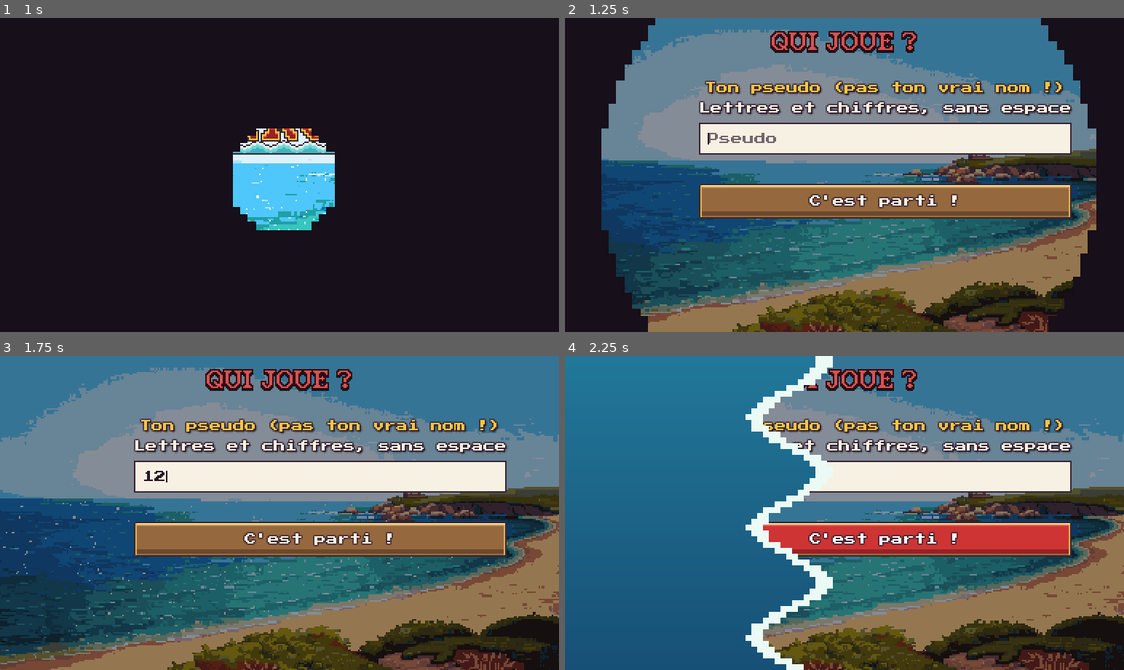
Above: before the commit, frames 1-4 (two rows, left to right).
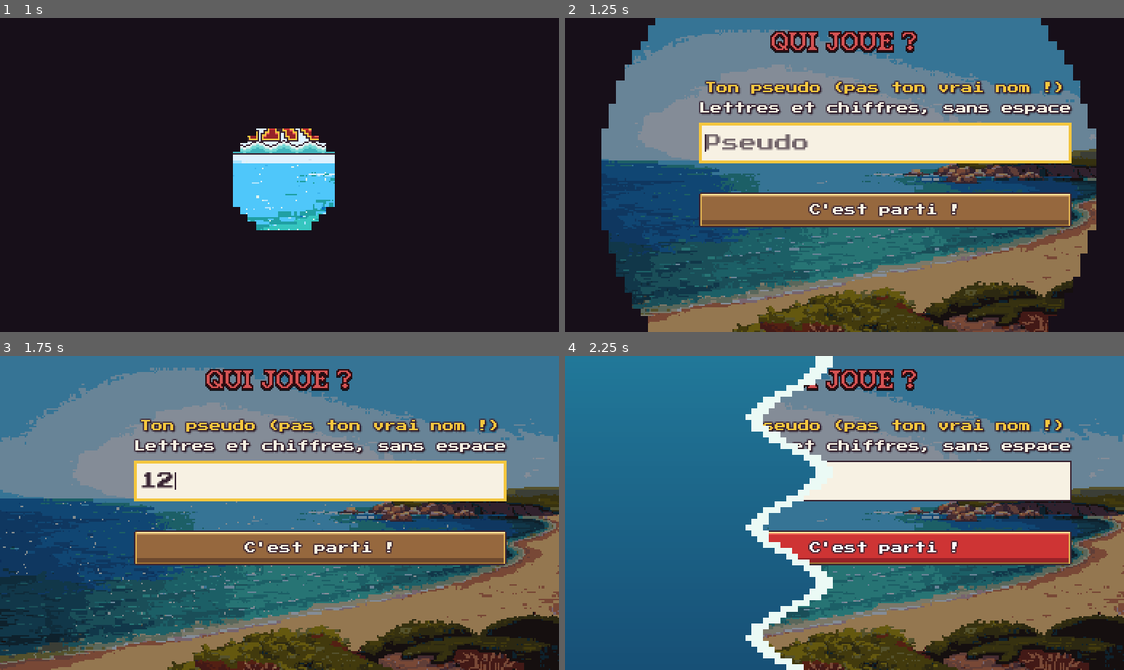
Above: after the commit, the same moments.

Repository: julienott/miarritze
Game: Godot game, scene res://src/ui/boot/boot.tscn
Two runs of this game, one before a commit and one after it. Both use one fixed random seed, a clock stepped at 60 frames per second and the inputs below.
Inputs (mouse positions are in pixels of both pictures, inside the frame that each line leads up to):
- Up to frame 1 (1 s): tap Enter (ui_accept) at 0.5, 0.77 s; move the mouse to (402, 159) at 0.52 s; hold D (p1_right) from 0.53 s (still down); tap Space (p1_guard) at 0.6 s; click (402, 159) at 0.67 s
- Up to frame 2 (1.25 s): keep holding D (p1_right)
- Up to frame 3 (1.75 s): release D (p1_right) at 1.25 s; click (318, 475) at 1.27 s; type "12" at 1.35 s
- Up to frame 4 (2.25 s): click "C'est parti !" at 2 s

Frame 1 is identical in both runs. In frame 2, 10% of the frame differs, in the area x 23-91%, y 33-67%; in frame 3, 9.7%; in frame 4, 7.1%.

Commit message:
retours Louis : volumes rattrapés, aide clavier training, pseudo lisible sur Mac, vie Hondar visible, txapelas moins sales
- Settings : migration v2, remet music_volume ≥ 0.5 et SFX/voix ≥ 0.6 pour les sauvegardes anciennes où le volume avait pu rester à 0.
- TrainingOverlay : panneau clavier (ZQSD + JKL/I) affiché 6 s au début, bouton « Touches » pour le rouvrir.
- profile_select : LineEdit en police 12 avec cadre doré au focus — sur Mac la police 8 était quasi illisible.
- FightSim : la vie en entraînement se recharge après 1,5 s de calme et pas pendant le hit_flash, pour que la barre descende visiblement.
- HUD : txapelas non gagnés remplacés par un cercle vide pâle (les blobs sombres ressemblaient à des taches).

Co-Authored-By: Claude Opus 4.7 <noreply@anthropic.com>
Claude-Session: https://claude.ai/code/session_01LXFHAN75rdxEcdsy5wKHqu

Diff:
--- a/src/autoload/settings.gd
+++ b/src/autoload/settings.gd
@@ -18,6 +18,11 @@
 var music_volume: float = 0.8
 var sfx_volume: float = 1.0
 var voice_volume: float = 1.0
+## Version de settings.json : bumpé quand on change les valeurs par défaut.
+## Les sauvegardes plus anciennes se font restaurer les volumes au premier
+## chargement (fichier d'un ancien test qui pouvait les avoir à 0).
+const SETTINGS_VERSION: int = 2
+var _version: int = 0
 var default_difficulty: int = 0
 var express_fights: bool = false      # désactive les finishs en ligne
 var colorblind: bool = false          # HUD lisible pour les daltoniens
@@ -28,6 +33,12 @@
 
 func _ready() -> void:
 	_load()
+	if _version < SETTINGS_VERSION:
+		music_volume = maxf(music_volume, 0.5)
+		sfx_volume = maxf(sfx_volume, 0.6)
+		voice_volume = maxf(voice_volume, 0.6)
+		_version = SETTINGS_VERSION
+		save()
 	_apply_keys()
 
 
@@ -97,6 +108,7 @@
 		"voice_volume": voice_volume, "default_difficulty": default_difficulty,
 		"express_fights": express_fights, "key_overrides": key_overrides,
 		"colorblind": colorblind, "vibrations": vibrations,
+		"version": _version,
 	}))
 
 
@@ -117,3 +129,5 @@
 			set(str(key), bool(data[key]))
 		elif str(key) == "key_overrides" and data[key] is Dictionary:
 			key_overrides = data[key]
+		elif str(key) == "version":
+			_version = int(data[key])
--- a/src/fight/sim/fight_sim.gd
+++ b/src/fight/sim/fight_sim.gd
@@ -19,6 +19,10 @@
 var training: bool = false
 ## Tutoriel, dernière étape : le mannequin (J2) peut tomber K.O. sans finir le round.
 var training_ko: bool = false
+## Frames avant régénération de vie en entraînement (0 = recharge).
+## Non sérialisé : l'entraînement n'utilise pas de rollback.
+var _training_regen: PackedInt32Array = PackedInt32Array([0, 0])
+const _TRAINING_REGEN_DELAY: int = 90
 
 # --- État (sérialisé)
 var frame: int = 0
@@ -135,8 +139,15 @@
 				if me.health <= 0 and me.state != SimConst.ST_KO:
 					_go_ko(p)
 				continue
+			# La vie se recharge seulement après un délai de calme (1,5 s) :
+			# sans ça la barre remonte entre deux coups et Louis ne la voit
+			# jamais descendre.
+			if me.combo_hits > 0 or not me.actionable() or me.hit_flash > 0:
+				_training_regen[p] = _TRAINING_REGEN_DELAY
+			elif _training_regen[p] > 0:
+				_training_regen[p] -= 1
 			me.health = maxi(me.health, 1)
-			if me.combo_hits == 0 and me.actionable() and me.health < me.max_health:
+			if _training_regen[p] == 0 and me.health < me.max_health:
 				me.health = me.max_health
 		return
 	_check_wave_return()
--- a/src/fight/view/hud.gd
+++ b/src/fight/view/hud.gd
@@ -155,16 +155,16 @@
 
 
 func _draw_txapela(c: Vector2, won: bool) -> void:
+	# Round pas encore gagné : cercle vide pâle (sinon la texture sombre se
+	# lit comme une tache à cette taille).
+	if not won:
+		draw_arc(c - Vector2(0, 2), 3.0, 0.0, TAU, 16, Color(C_LINEN, 0.55), 1.0)
+		return
 	if _txapela != null:
-		var tex_pos: Vector2 = c - Vector2(8, 10)
-		if won:
-			draw_texture(_txapela, tex_pos)
-		else:
-			draw_texture(_txapela, tex_pos, Color(0.25, 0.2, 0.28, 0.85))
-		return
-	var col: Color = C_RED if won else C_DARK
+		draw_texture(_txapela, c - Vector2(8, 10))
+		return
 	draw_rect(Rect2(c.x - 3, c.y - 2, 7, 3), C_OUTLINE)
-	draw_rect(Rect2(c.x - 2, c.y - 1, 5, 1), col)
+	draw_rect(Rect2(c.x - 2, c.y - 1, 5, 1), C_RED)
 	draw_rect(Rect2(c.x - 1, c.y - 3, 3, 1), C_OUTLINE)
 	draw_rect(Rect2(c.x, c.y - 4, 1, 1), C_OUTLINE)
 
--- a/src/fight/view/training_overlay.gd
+++ b/src/fight/view/training_overlay.gd
@@ -30,6 +30,50 @@
 	moves.focus_mode = Control.FOCUS_NONE
 	moves.position = Vector2(size.x - 64, 70)
 	add_child(moves)
+	_build_keys_help()
+
+
+## Petit panneau clavier : rappel des touches par défaut, affiché en bas à
+## gauche pendant 6 s puis masqué (bouton « Touches » pour le rouvrir).
+var _keys_panel: PanelContainer
+var _keys_toggle: Button
+
+
+func _build_keys_help() -> void:
+	_keys_panel = PanelContainer.new()
+	var sb: StyleBoxFlat = StyleBoxFlat.new()
+	sb.bg_color = Color8(24, 16, 28, 220)
+	sb.border_color = UiKit.C_GOLD
+	sb.set_border_width_all(1)
+	sb.set_content_margin_all(5)
+	_keys_panel.add_theme_stylebox_override(&"panel", sb)
+	_keys_panel.mouse_filter = Control.MOUSE_FILTER_IGNORE
+	var v: VBoxContainer = VBoxContainer.new()
+	v.add_theme_constant_override(&"separation", 1)
+	_keys_panel.add_child(v)
+	for line: String in [
+		"TOUCHES  J1",
+		"ZQSD : bouger / sauter / s'accroupir",
+		"J : POING    K : PIED",
+		"L : SPÉCIAL    I : GARDE",
+		"Échap : pause",
+	]:
+		var l: Label = UiKit.label(line, 8, UiKit.C_LINEN, HORIZONTAL_ALIGNMENT_LEFT)
+		v.add_child(l)
+	add_child(_keys_panel)
+	_keys_panel.position = Vector2(6, size.y - 72)
+	_keys_toggle = UiKit.button("Touches", _toggle_keys, 60)
+	_keys_toggle.focus_mode = Control.FOCUS_NONE
+	_keys_toggle.position = Vector2(size.x - 128, 70)
+	add_child(_keys_toggle)
+	get_tree().create_timer(6.0).timeout.connect(func() -> void:
+		if is_instance_valid(_keys_panel):
+			_keys_panel.visible = false)
+
+
+func _toggle_keys() -> void:
+	if is_instance_valid(_keys_panel):
+		_keys_panel.visible = not _keys_panel.visible
 
 
 func _cycle() -> void:
--- a/src/ui/profile_select/profile_select.gd
+++ b/src/ui/profile_select/profile_select.gd
@@ -86,8 +86,22 @@
 	var edit: LineEdit = LineEdit.new()
 	edit.max_length = 15
 	edit.placeholder_text = "Pseudo"
-	edit.custom_minimum_size = Vector2(200, 22)
-	edit.add_theme_font_size_override(&"font_size", 8)
+	edit.custom_minimum_size = Vector2(200, 28)
+	edit.add_theme_font_size_override(&"font_size", 12)
+	# Cadre doré visible au focus : sur Mac le LineEdit par défaut est
+	# quasi invisible à cette taille, Louis ne voyait pas où il tapait.
+	var sb_normal: StyleBoxFlat = StyleBoxFlat.new()
+	sb_normal.bg_color = Color8(247, 241, 227)
+	sb_normal.border_color = Color8(58, 38, 52)
+	sb_normal.set_border_width_all(1)
+	sb_normal.set_content_margin_all(4)
+	var sb_focus: StyleBoxFlat = sb_normal.duplicate()
+	sb_focus.border_color = UiKit.C_GOLD
+	sb_focus.set_border_width_all(2)
+	edit.add_theme_stylebox_override(&"normal", sb_normal)
+	edit.add_theme_stylebox_override(&"focus", sb_focus)
+	edit.add_theme_color_override(&"font_color", Color8(58, 38, 52))
+	edit.add_theme_color_override(&"caret_color", Color8(58, 38, 52))
 	_box.add_child(edit)
 	WebTextField.attach(edit)
 	var err: Label = UiKit.label("", 8, UiKit.C_RED)
